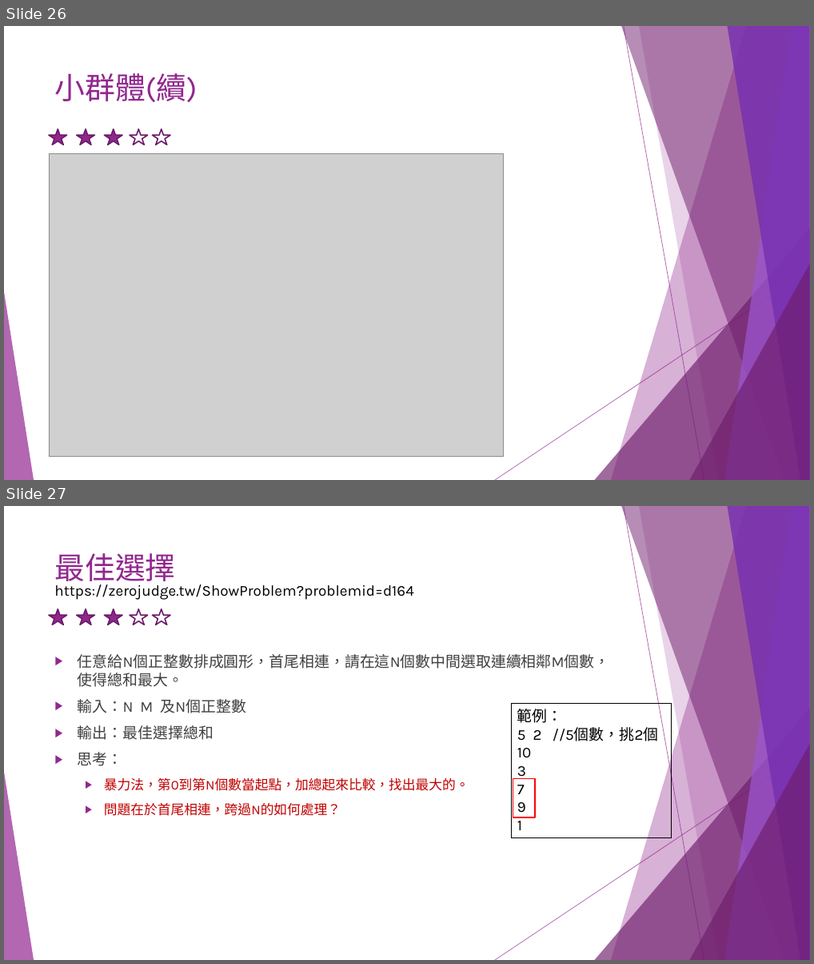
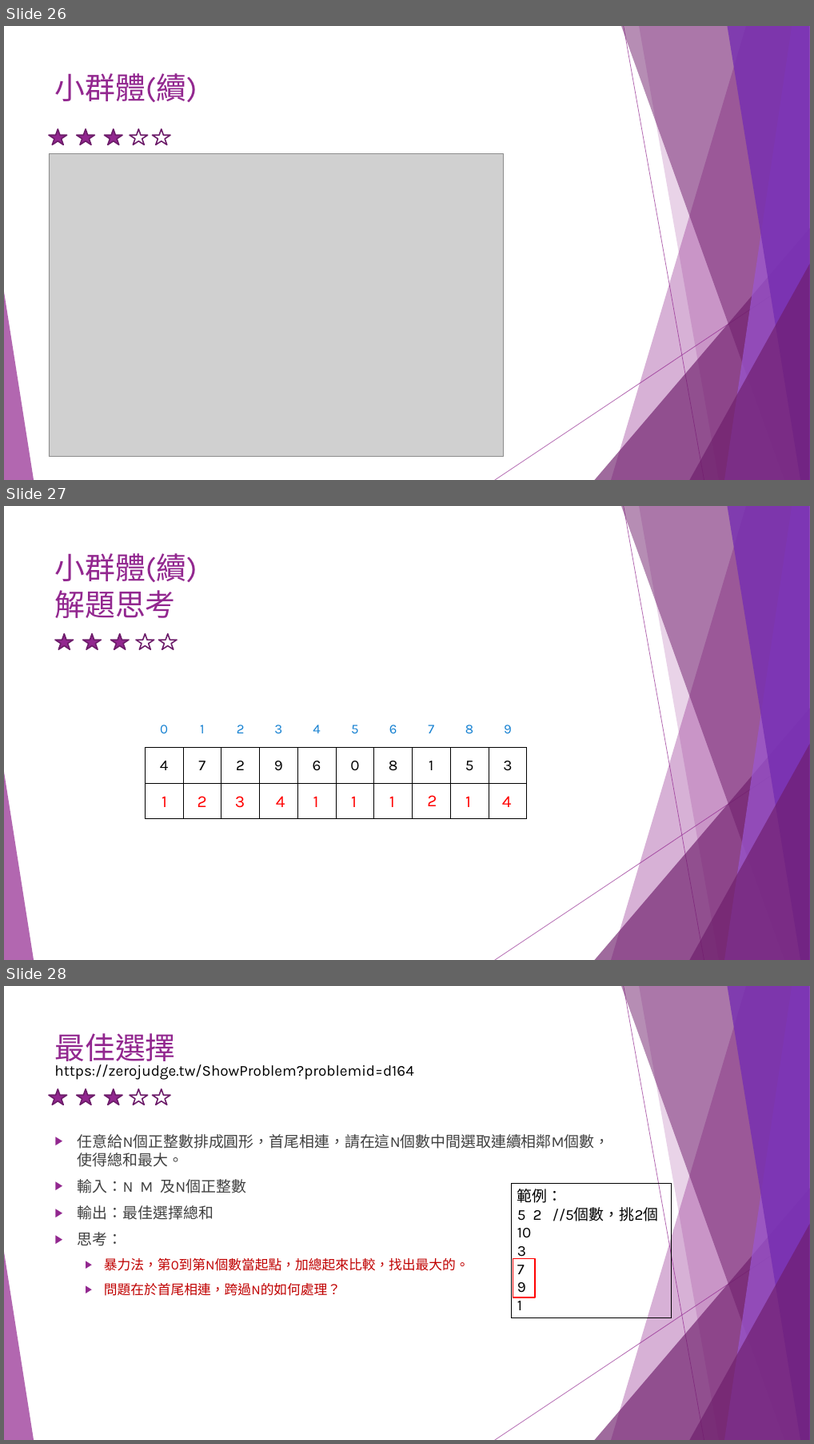
Before and after one commit to liulawsi/My_PPTs, a slide deck: LCC/Python/A1_邏輯思考訓練題.pptx. Shown one above the other, each under a label of ours: slides 26 and 27 before the commit, slides 26, 27 and 28 after it. The pictures are 814x964 and 814x1444 pixels, drawn with LibreOffice and Linux fonts; fonts in the diff are those of the drawing; grey boxes stand for pictures. Boxes give left, top, right and bottom in pixels: in the first picture for what was removed or moved away, otherwise in the second. Text is boxed around its words. In the diff, an @@ line names an element or a change of style, - is before the commit and + after.

```diff
--- a/LCC/Python/A1_邏輯思考訓練題.pptx
+++ b/LCC/Python/A1_邏輯思考訓練題.pptx
@@ slide 27 added at box(4, 506, 810, 960), background #FFFFFF; not listed: 10 template elements that a slide beside it also shows @@
@@ title added at box(55, 553, 198, 618), 36 pt, text #92278F @@
+小群體(續)
+解題思考
@@ group added at box(55, 634, 177, 649): 5 stars @@
@@ table added at box(145, 712, 526, 819), 3 rows, 10 columns @@
+0 | 1 | 2 | 3 | 4 | 5 | 6 | 7 | 8 | 9
+4 | 7 | 2 | 9 | 6 | 0 | 8 | 1 | 5 | 3
+0 | 0 | 0 | 0 | 0 | 0 | 0 | 0 | 0 | 0
@@ text added at box(162, 796, 167, 807), 20 pt, text #FF0000 @@
+1
@@ text added at box(198, 796, 207, 807), 20 pt, text #FF0000 @@
+2
@@ text added at box(235, 796, 245, 808), 20 pt, text #FF0000 @@
+3
@@ text added at box(276, 796, 286, 807), 20 pt, text #FF0000 @@
+4
@@ text added at box(314, 796, 319, 807), 20 pt, text #FF0000 @@
+1
@@ text added at box(351, 796, 357, 807), 20 pt, text #FF0000 @@
+1
@@ text added at box(390, 796, 395, 807), 20 pt, text #FF0000 @@
+1
@@ text added at box(427, 795, 437, 806), 20 pt, text #FF0000 @@
+2
@@ text added at box(466, 796, 471, 807), 20 pt, text #FF0000 @@
+1
@@ text added at box(502, 796, 512, 807), 20 pt, text #FF0000 @@
+4
@@ what was slide 27 is now slide 28 @@
```
Also in this commit, not shown: 7 slides changed, 2 other slides added.
